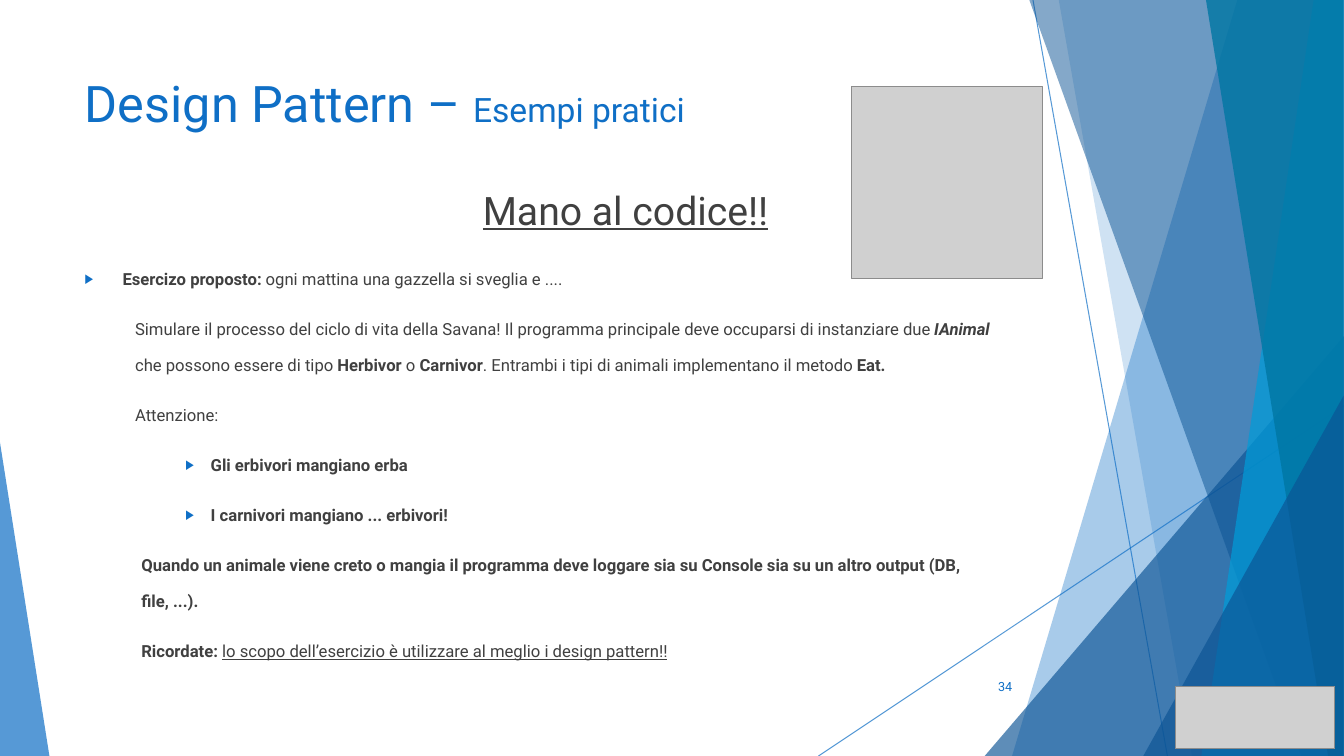
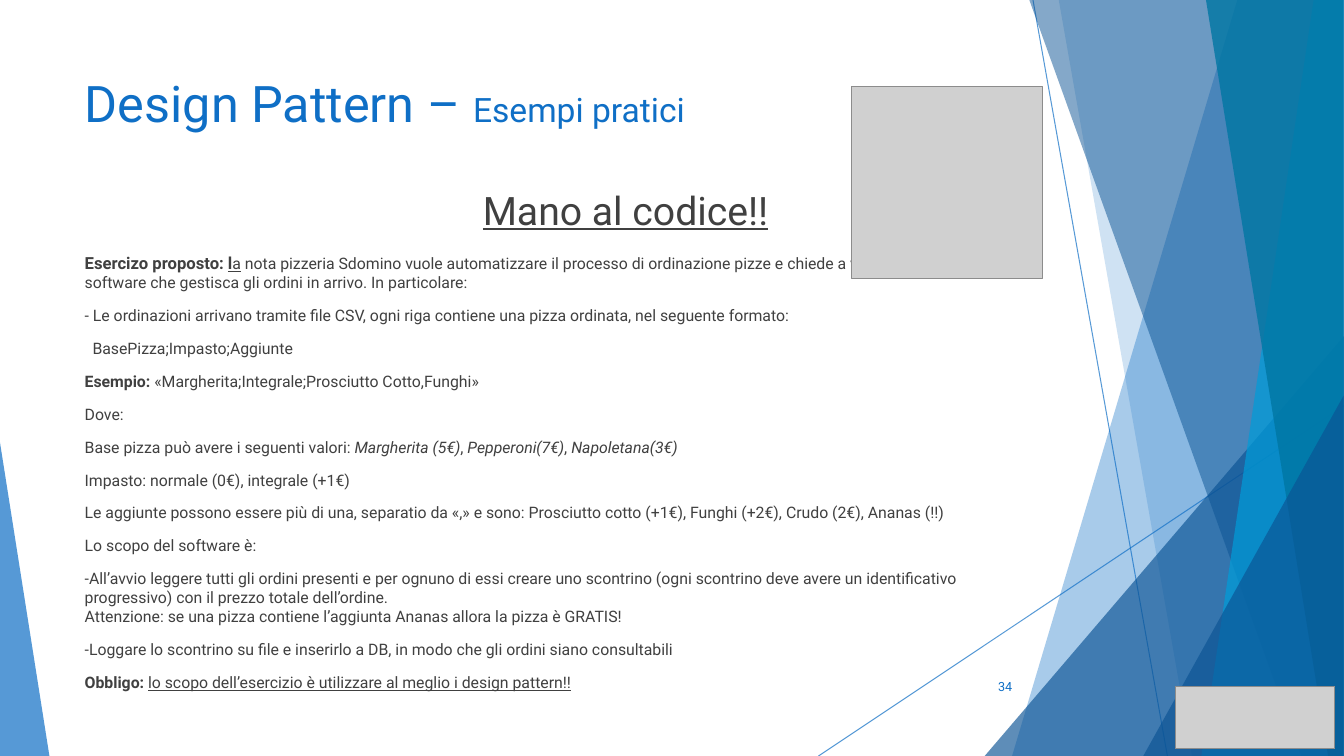
Before and after one commit to DocAigor/slide-academy-net, a slide deck: slide 34 of Best Practice.pptx. Drawn at 1344x756 pixels with LibreOffice and Linux fonts; fonts in the diff are those of the drawing; grey boxes stand for pictures. Boxes give left, top, right and bottom in pixels: in the first picture for what was removed or moved away, otherwise in the second. Text is boxed around its words. In the diff, an @@ line names an element or a change of style, - is before the commit and + after.

```diff
--- a/Best Practice.pptx
+++ b/Best Practice.pptx
@@ text at (85, 255, 956, 692): text changed; size 11.9 to 11.2 pt @@
-▶ Esercizo proposto: ogni mattina una gazzella si sveglia e ....
-  Simulare il processo del ciclo di vita della Savana! Il programma principale deve occuparsi di instanziare due IAnimal che possono essere di tipo Herbivor o Carnivor. Entrambi i tipi di animali implementano il metodo Eat.
-  Attenzione:
-    ▶ Gli erbivori mangiano erba
-    ▶ I carnivori mangiano ... erbivori!
-  Quando un animale viene creto o mangia il programma deve loggare sia su Console sia su un altro output (DB, file, ...).
-  Ricordate: lo scopo dell’esercizio è utilizzare al meglio i design pattern!!
+Esercizo proposto: la nota pizzeria Sdomino vuole automatizzare il processo di ordinazione pizze e chiede a voi di realizzare un software che gestisca gli ordini in arrivo. In particolare:
+- Le ordinazioni arrivano tramite file CSV, ogni riga contiene una pizza ordinata, nel seguente formato:
+BasePizza;Impasto;Aggiunte
+Esempio: «Margherita;Integrale;Prosciutto Cotto,Funghi»
+Dove:
+Base pizza può avere i seguenti valori: Margherita (5€), Pepperoni(7€), Napoletana(3€)
+Impasto: normale (0€), integrale (+1€)
+Le aggiunte possono essere più di una, separatio da «,» e sono: Prosciutto cotto (+1€), Funghi (+2€), Crudo (2€), Ananas (!!)
+Lo scopo del software è:
+-All’avvio leggere tutti gli ordini presenti e per ognuno di essi creare uno scontrino (ogni scontrino deve avere un identificativo progressivo) con il prezzo totale dell’ordine.
+Attenzione: se una pizza contiene l’aggiunta Ananas allora la pizza è GRATIS!
+-Loggare lo scontrino su file e inserirlo a DB, in modo che gli ordini siano consultabili
+Obbligo: lo scopo dell’esercizio è utilizzare al meglio i design pattern!!
```
Also in this commit, not shown: 3 other slides changed, 1 other file.
